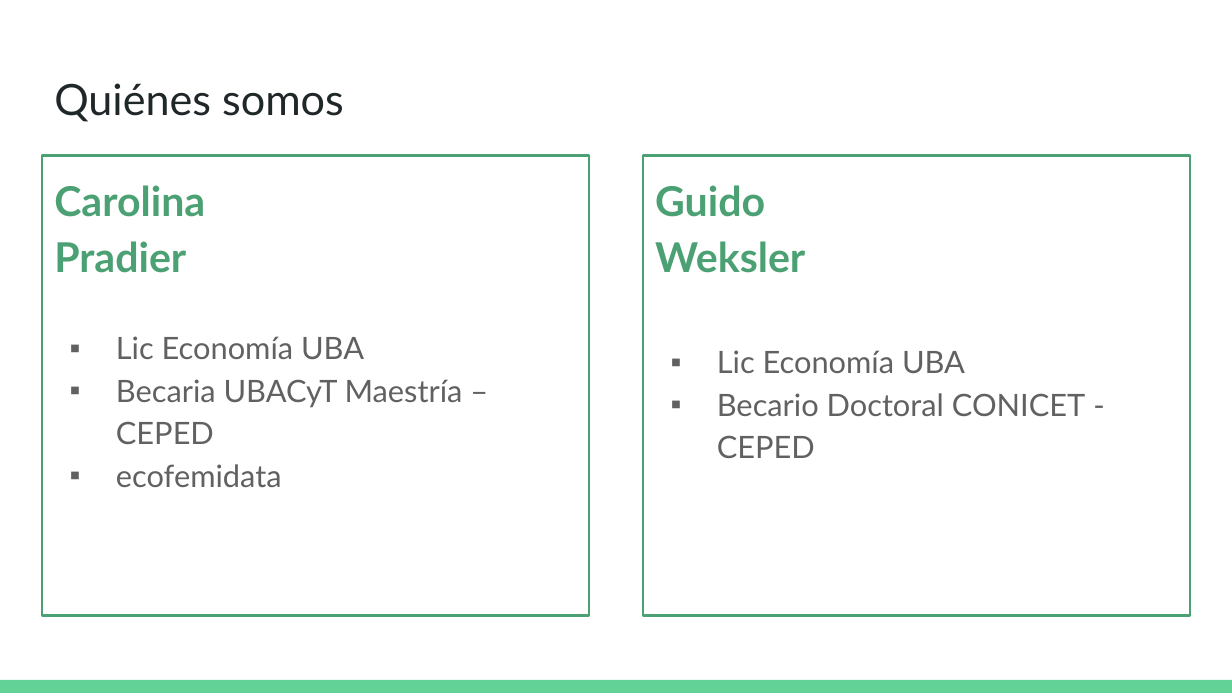
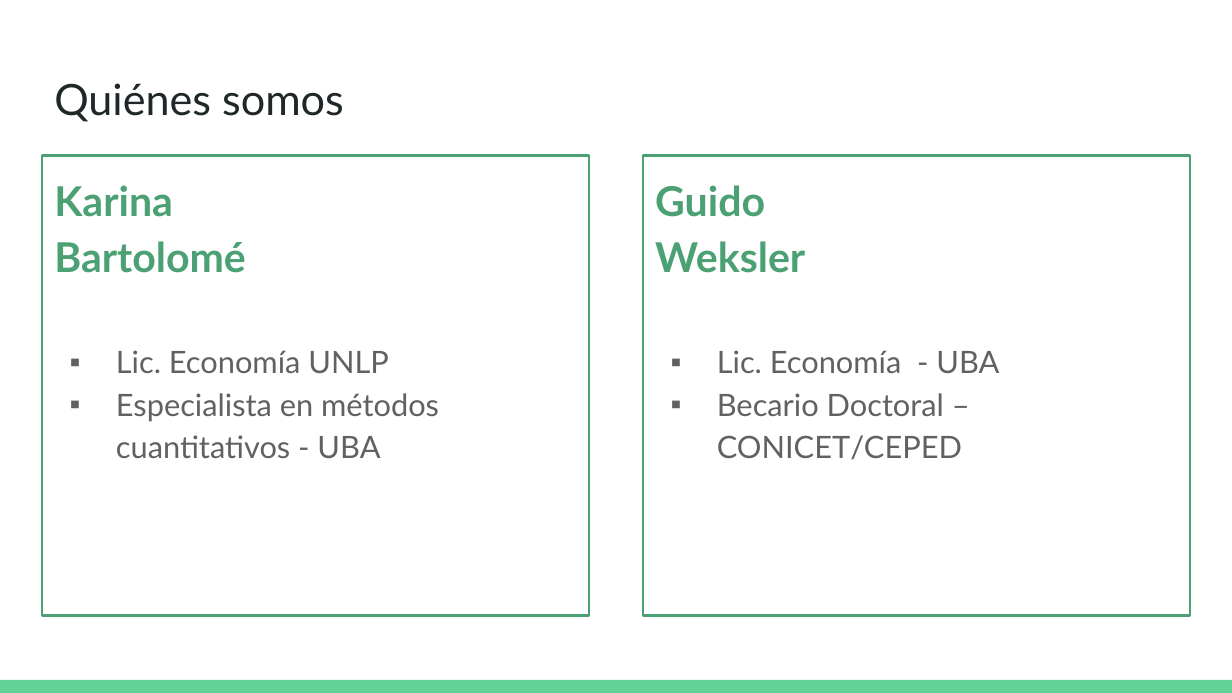
Before and after one commit to DCSCyHD/2023_modulo_3, a slide deck: slide 2 of clase1/teorica_1.pptx. Drawn at 1232x693 pixels with LibreOffice and Linux fonts; fonts in the diff are those of the drawing. Boxes give left, top, right and bottom in pixels: in the first picture for what was removed or moved away, otherwise in the second. Text is boxed around its words. In the diff, an @@ line names an element or a change of style, - is before the commit and + after.

```diff
--- a/clase1/teorica_1.pptx
+++ b/clase1/teorica_1.pptx
@@ text at (54, 185, 439, 458): text changed @@
-Carolina
-Pradier
-▪ Lic Economía UBA
-▪ Becaria UBACyT Maestría – CEPED
-▪ ecofemidata
+Karina
+Bartolomé
+▪ Lic. Economía UNLP
+▪ Especialista en métodos cuantitativos - UBA
@@ text at (717, 350, 999, 460): text changed @@
-▪ Lic Economía UBA
-▪ Becario Doctoral CONICET - CEPED
+▪ Lic. Economía - UBA
+▪ Becario Doctoral – CONICET/CEPED
```
Also in this commit, not shown: 3 other slides changed.
